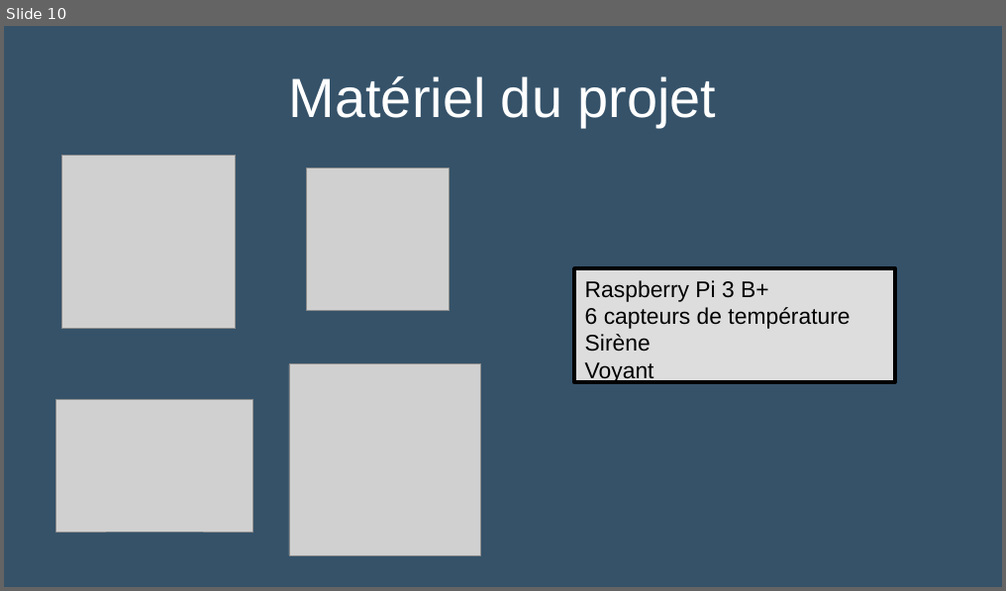
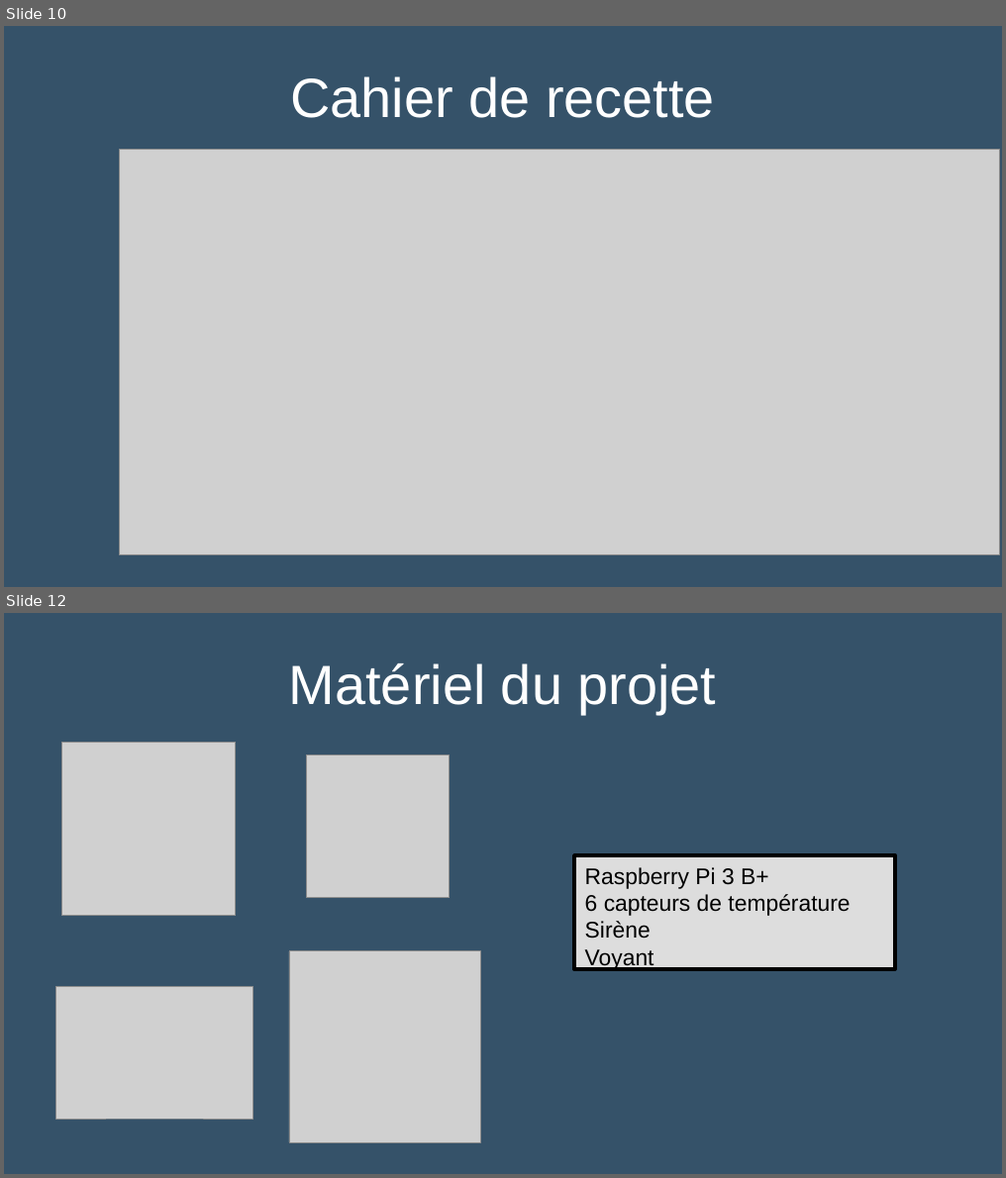
Before and after one commit to Sauvage89/sechoir-houblon, a slide deck: doc/diaporama/revue3/00-revue_commune.odp. Shown one above the other, each under a label of ours: slide 10 before the commit, slides 10 and 12 after it; the slides between them are not shown. The pictures are 1006x591 and 1006x1178 pixels, drawn with LibreOffice and Linux fonts; fonts in the diff are those of the drawing; grey boxes stand for pictures. Boxes give left, top, right and bottom in pixels: in the first picture for what was removed or moved away, otherwise in the second. Text is boxed around its words. In the diff, an @@ line names an element or a change of style, - is before the commit and + after.

Commit message:
feat: modif cachier de recettes lénny et des revu commune et celle de sauvage

```diff
--- a/doc/diaporama/revue3/00-revue_commune.odp
+++ b/doc/diaporama/revue3/00-revue_commune.odp
@@ slide 10 added at box(4, 26, 1002, 587), background #355269 @@
@@ title added at box(290, 76, 715, 118), 44 pt, text #FFFFFF @@
+Cahier de recette
@@ picture added at box(119, 149, 999, 556) @@
@@ what was slide 10 is now slide 12 @@
```
Also in this commit, not shown: 1 slide changed, 1 other slide added, 4 other files.
